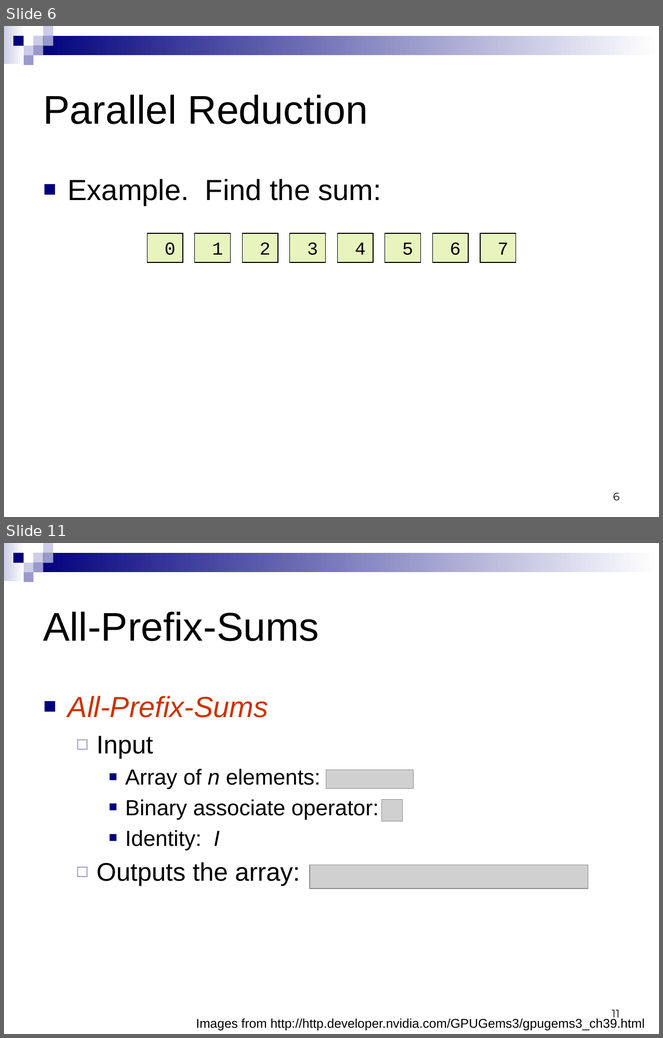
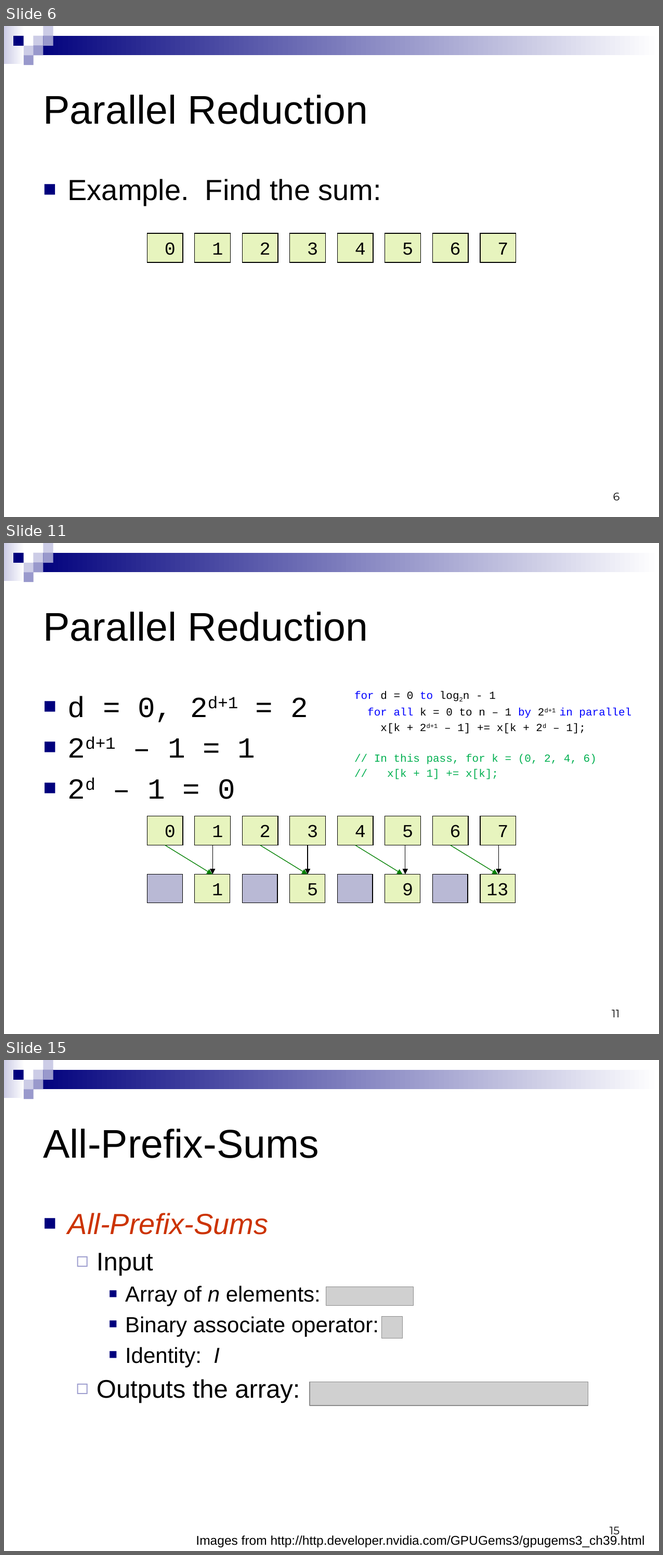
Before and after one commit to CIS565-Fall-2015/cis565-fall-2015.github.io, a slide deck: lectures/2-Parallel-Algorithms.pptx. Shown one above the other, each under a label of ours: slides 6 and 11 before the commit, slides 6, 11 and 15 after it; the slides between them are not shown. The pictures are 663x1038 and 663x1555 pixels, drawn with LibreOffice and Linux fonts; fonts in the diff are those of the drawing; grey boxes stand for pictures. Boxes give left, top, right and bottom in pixels: in the first picture for what was removed or moved away, otherwise in the second. Text is boxed around its words. In the diff, an @@ line names an element or a change of style, - is before the commit and + after.

Commit message:
Added Work Efficient Parallel Scan

```diff
--- a/lectures/2-Parallel-Algorithms.pptx
+++ b/lectures/2-Parallel-Algorithms.pptx
@@ slide 11 added at (4,543,659,1034), background #FFFFFF; not listed: 9 template elements that a slide beside it also shows @@
@@ title added at (44,612,369,641), 44 pt, text #000000 @@
+Parallel Reduction
@@ text added at (68,696,256,799), 32 pt, text #000000 @@
+■ d = 0, 2d+1 = 2
+■ 2d+1 – 1 = 1
+■ 2d – 1 = 0
@@ text added at (354,691,632,780), 12 pt, text #000000 @@
+for d = 0 to log2n - 1
+for all k = 0 to n – 1 by 2d+1 in parallel
+x[k + 2d+1 – 1] += x[k + 2d – 1];
+// In this pass, for k = (0, 2, 4, 6)
+// x[k + 1] += x[k];
@@ rectangle added at (148,816,183,845), fill #E7F4BE, outline #000000 0.75 pt, 20 pt, text #000000 @@
+0
@@ rectangle added at (195,816,231,845), fill #E7F4BE, outline #000000 0.75 pt, 20 pt, text #000000 @@
+1
@@ rectangle added at (243,816,279,845), fill #E7F4BE, outline #000000 0.75 pt, 20 pt, text #000000 @@
+2
@@ rectangle added at (289,816,326,845), fill #E7F4BE, outline #000000 0.75 pt, 20 pt, text #000000 @@
+3
@@ rectangle added at (337,816,374,845), fill #E7F4BE, outline #000000 0.75 pt, 20 pt, text #000000 @@
+4
@@ rectangle added at (385,816,422,845), fill #E7F4BE, outline #000000 0.75 pt, 20 pt, text #000000 @@
+5
@@ rectangle added at (432,816,468,845), fill #E7F4BE, outline #000000 0.75 pt, 20 pt, text #000000 @@
+6
@@ rectangle added at (480,816,516,845), fill #E7F4BE, outline #000000 0.75 pt, 20 pt, text #000000 @@
+7
@@ arrow added from (165, 846) to (213, 875), #008000 0.75 pt @@
@@ arrow added from (213, 846) to (213, 875), #000000 0.75 pt @@
@@ arrow added from (260, 846) to (307, 875), #008000 0.75 pt @@
@@ arrow added from (308, 846) to (308, 875), #000000 0.75 pt @@
@@ arrow added from (355, 846) to (403, 875), #008000 0.75 pt @@
@@ arrow added from (405, 846) to (405, 875), #000000 0.75 pt @@
@@ arrow added from (450, 846) to (498, 875), #008000 0.75 pt @@
@@ arrow added from (499, 846) to (499, 875), #000000 0.75 pt @@
@@ rectangle added at (148,875,183,903), fill #B9B9D5, outline #000000 0.75 pt @@
@@ rectangle added at (195,875,230,903), fill #E7F4BE, outline #000000 0.75 pt, 20 pt, text #000000 @@
+1
@@ rectangle added at (243,875,278,903), fill #B9B9D5, outline #000000 0.75 pt @@
@@ rectangle added at (289,875,325,903), fill #E7F4BE, outline #000000 0.75 pt, 20 pt, text #000000 @@
+5
@@ rectangle added at (337,875,373,903), fill #B9B9D5, outline #000000 0.75 pt @@
@@ rectangle added at (385,875,421,903), fill #E7F4BE, outline #000000 0.75 pt, 20 pt, text #000000 @@
+9
@@ rectangle added at (432,875,468,903), fill #B9B9D5, outline #000000 0.75 pt @@
@@ rectangle added at (480,875,516,903), fill #E7F4BE, outline #000000 0.75 pt, 20 pt, text #000000 @@
+13
@@ page number added at (612,1010,620,1018), 12 pt, text #000000 @@
+11
@@ what was slide 11 is now slide 15 @@
@@ page number at (610,1527,620,1538): text changed @@
-11
+15
```
Also in this commit, not shown: 7 slides changed, 16 other slides added.
